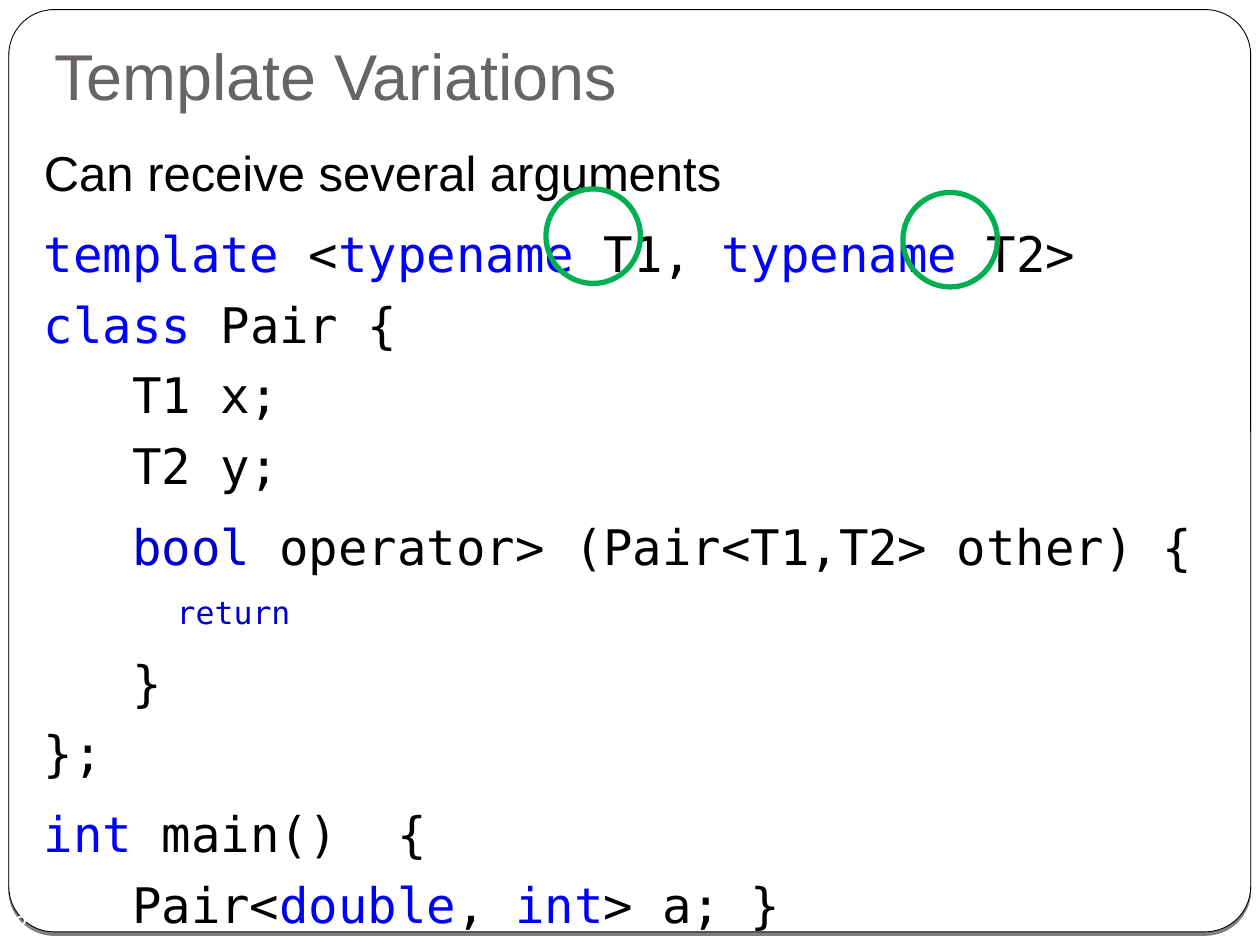
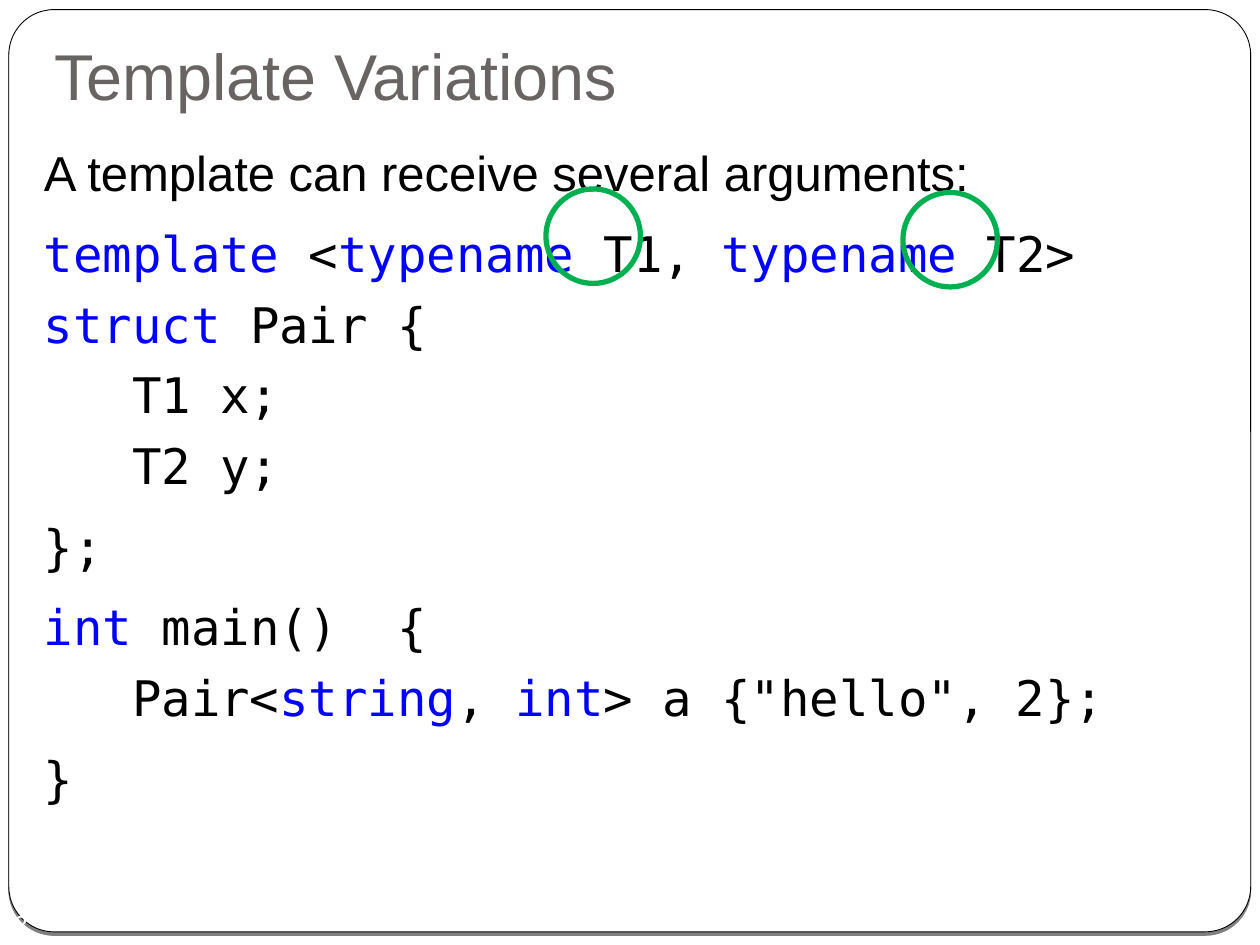
Before and after one commit to cpp-at-ariel/cpp-5779, a slide deck: slide 2 of 09-metaprogramming/slides.odp. Drawn at 1260x945 pixels with LibreOffice and Linux fonts; fonts in the diff are those of the drawing. Boxes give left, top, right and bottom in pixels: in the first picture for what was removed or moved away, otherwise in the second. Text is boxed around its words. In the diff, an @@ line names an element or a change of style, - is before the commit and + after.

Commit message:
organize template lessons

```diff
--- a/09-metaprogramming/slides.odp
+++ b/09-metaprogramming/slides.odp
@@ text at (44, 155, 1104, 727): text changed @@
-Can receive several arguments
-template <typename T1, typename T2>
-class Pair {
-T1 x;
-T2 y;
-bool operator> (Pair<T1,T2> other) {
-return (x > other.x || (x == other.x && y > other.y));
-}
-};
-int main() {
-Pair<double, int> a; }
+A template can receive several arguments:
+template <typename T1, typename T2>
+struct Pair {
+T1 x;
+T2 y;
+};
+int main() {
+Pair<string, int> a {"hello", 2};
+}
```
Also in this commit, not shown: 10 other slides changed, 1 slide added, 1 slide removed, 16 other files.
